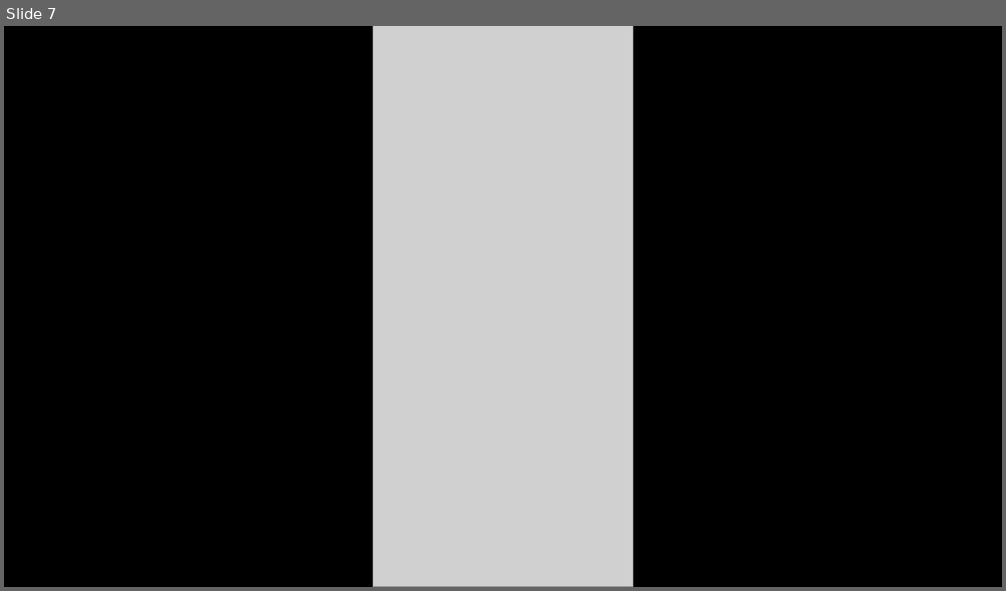
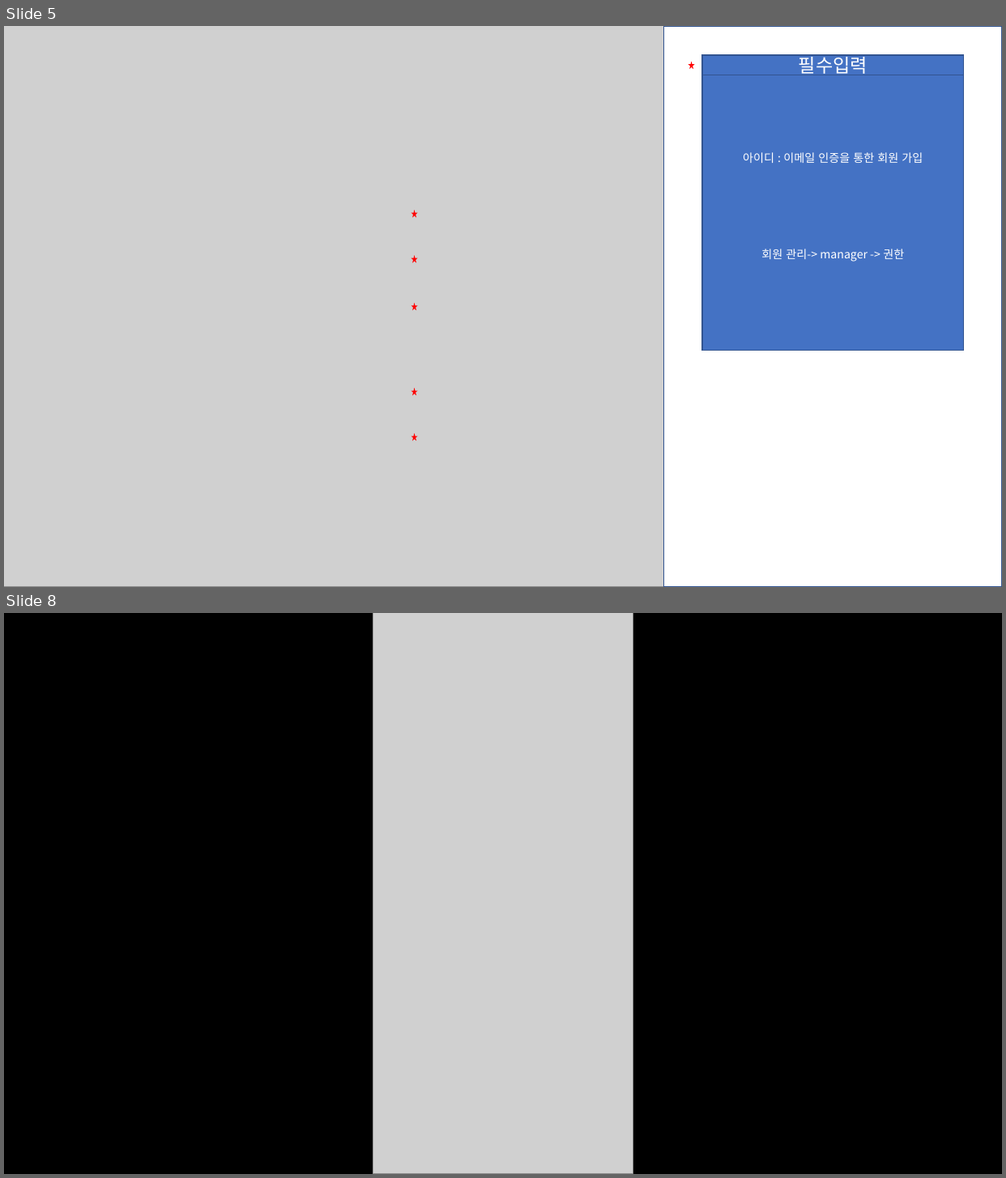
Before and after one commit to yoojisoo/YSY_smartPOS, a slide deck: src/document/220513-스토리보드.pptx. Shown one above the other, each under a label of ours: slide 7 before the commit, slides 5 and 8 after it; the slides between them are not shown. The pictures are 1006x591 and 1006x1178 pixels, drawn with LibreOffice and Linux fonts; fonts in the diff are those of the drawing; grey boxes stand for pictures. Boxes give left, top, right and bottom in pixels: in the first picture for what was removed or moved away, otherwise in the second. Text is boxed around its words. In the diff, an @@ line names an element or a change of style, - is before the commit and + after.

```diff
--- a/src/document/220513-스토리보드.pptx
+++ b/src/document/220513-스토리보드.pptx
@@ slide 5 added at (x1=4, y1=26, x2=1002, y2=587), background #000000 @@
@@ picture added at (x1=4, y1=26, x2=664, y2=587) @@
@@ rectangle added at (x1=664, y1=26, x2=1002, y2=587), fill #FFFFFF, outline #325491 1 pt @@
@@ star added at (x1=688, y1=61, x2=695, y2=69), fill #FF0000 @@
@@ rectangle added at (x1=702, y1=55, x2=964, y2=75), fill #4472C4, outline #325491 1 pt, 18 pt, text #FFFFFF @@
+필수입력
@@ rectangle added at (x1=702, y1=75, x2=964, y2=351), fill #4472C4, outline #325491 1 pt, 11 pt, text #FFFFFF @@
+아이디 : 이메일 인증을 통한 회원 가입
+회원 관리-> manager -> 권한
@@ star added at (x1=411, y1=210, x2=418, y2=218), fill #FF0000 @@
@@ star added at (x1=411, y1=255, x2=418, y2=263), fill #FF0000 @@
@@ star added at (x1=411, y1=303, x2=418, y2=310), fill #FF0000 @@
@@ star added at (x1=411, y1=388, x2=418, y2=396), fill #FF0000 @@
@@ star added at (x1=411, y1=433, x2=418, y2=441), fill #FF0000 @@
@@ what was slide 7 is now slide 8 @@
```
Also in this commit, not shown: 3 other files.
